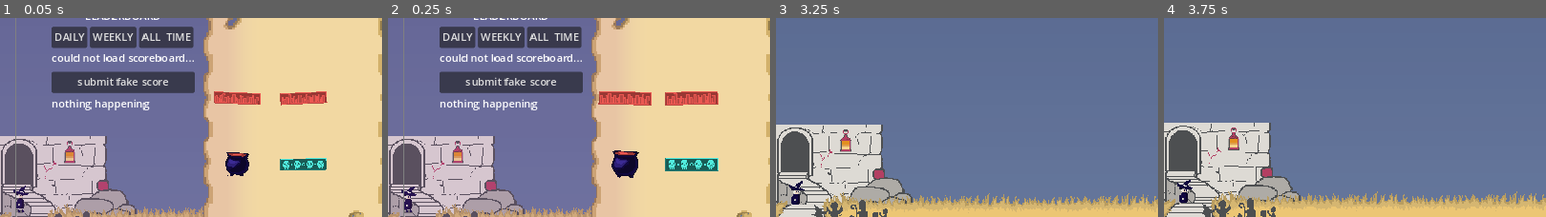
Above: before the commit, frames 1-4 (left to right).
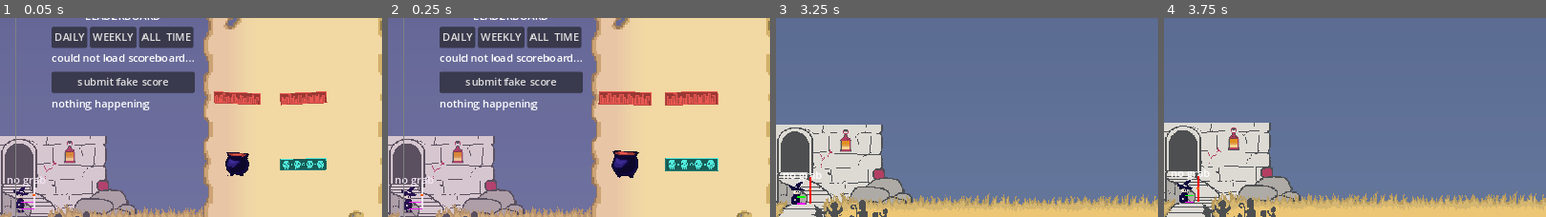
Above: after the commit, the same moments.

Repository: dicemaster5/Summon2Scale
Game: Godot game, scene res://scenes/main.tscn
Same seed, same stepped clock (60 frames per second), same inputs: the game is played once before the commit and once after it. The engine's default icon, where the game draws it, is replaced by a stand-in: a white triangle on a blue panel in a dark square.
Inputs (mouse positions are % of the whole screen's width and height, from its top left):
- Up to frame 1 (0.05 s): no input
- Up to frame 2 (0.25 s): no input
- Up to frame 3 (3.25 s): drag from (87, 55) to (25, 66) at 0.52 s; click "CLIMB!" at 1.25 s; click "START NOW" at 2 s; click "Scale the tower!" at 2.75 s
- Up to frame 4 (3.75 s): drag from (30, 52) to (45, 68) at 3.52 s
The pictures show only the part of the screen within x 47-97%, y 18-68%; the shares and areas given below are measured in that part.

The runs differ from the first frame. In frame 1, 0.2% of the frame differs, in the area x 2-12%, y 79-97%; in frame 2, 0.2%; in frame 3, 0.2%, in the area x 2-12%, y 77-94%; in frame 4, 0.2%.

Commit message:
add ledge grab!

Diff:
--- a/scenes/main.tscn
+++ b/scenes/main.tscn
@@ -151,8 +151,37 @@
 script = ExtResource("11_ip2vg")
 buildscreen = NodePath("../Buildscreen")
 
-[node name="Player" parent="." instance=ExtResource("1_ucno6")]
+[node name="Player" parent="." node_paths=PackedStringArray("ledge_grab_debug_node") instance=ExtResource("1_ucno6")]
 position = Vector2(0, 107.295)
+ledge_grab_debug_node = NodePath("ledge grab debug")
+
+[node name="ledge grab debug" type="Node2D" parent="Player"]
+
+[node name="top ray" type="Line2D" parent="Player/ledge grab debug"]
+points = PackedVector2Array(0, 0, 20, 0)
+width = 2.0
+default_color = Color(1, 0.105882, 1, 1)
+
+[node name="bottom ray" type="Line2D" parent="Player/ledge grab debug"]
+points = PackedVector2Array(0, 10, 20, 10)
+width = 2.0
+default_color = Color(1, 0.105882, 1, 1)
+
+[node name="Label" type="Label" parent="Player/ledge grab debug"]
+offset_left = -22.0
+offset_top = -45.0
+offset_right = 38.0
+offset_bottom = -22.0
+text = "no grab"
+
+[node name="rayup" type="Line2D" parent="Player/ledge grab debug"]
+points = PackedVector2Array(20, 10, 20, -30)
+width = 2.0
+
+[node name="point" type="Line2D" parent="Player/ledge grab debug"]
+points = PackedVector2Array(20, -10, 20, -12)
+width = 4.0
+default_color = Color(1, 0.376471, 0, 1)
 
 [node name="Floor" type="StaticBody2D" parent="."]
 position = Vector2(0, 132)
--- a/systems/player.gd
+++ b/systems/player.gd
@@ -5,6 +5,7 @@
 @export var max_jump_velocity: float = -100.0
 @export var jump_impede: float = -10
 @export var coyote_frames: int = 30  # How many in-air frames to allow jumping
+@export var ledge_grab_debug_node: Node2D
 
 @onready var animator: AnimatedSprite2D = $AnimatedSprite2D
 @onready var coyote_timer: Timer = $CoyoteTimer
@@ -22,6 +23,28 @@
 var last_floor := false  # Last frame's on-floor state
 var gravity_enabled := true
 
+# LEDGE GRABBING
+# top ray
+var ledge_grab_top_from = Vector2(0,0)
+var ledge_grab_top_to = Vector2(13,0)
+# bottom ray
+var ledge_grab_bottom_from = Vector2(0,10)
+var ledge_grab_bottom_to = Vector2(13,10)
+# ray from top to bottom
+var ledge_grab_floor_from = Vector2(0, 0)
+var ledge_grab_floor_to = Vector2(0, 10)
+var facing_direction = Vector2(1,1) # 1 right, -1 left
+# climbing
+var climbing: bool = false
+var climb_to: Vector2
+const CLIMB_SPEED = 10
+# debug visuals
+@onready var topline: Line2D = ledge_grab_debug_node.get_child(0)
+@onready var bottomline: Line2D = ledge_grab_debug_node.get_child(1)
+@onready var label: Label = ledge_grab_debug_node.get_child(2)
+@onready var upline: Line2D = ledge_grab_debug_node.get_child(3)
+@onready var point: Line2D = ledge_grab_debug_node.get_child(4)
+
 var current_height: float
 
 # Redorded data
@@ -40,6 +63,16 @@
 
 func _physics_process(delta: float) -> void:
 	if Globals.current_gamemode != Globals.GAMEMODE.PLAYER: return
+
+	if climbing:
+		global_position = global_position.move_toward(
+			climb_to,
+			delta * CLIMB_SPEED
+		)
+		if global_position == climb_to:
+			climbing = false
+		else:
+			return
 
 	# Add the gravity.
 	if not is_on_floor() && gravity_enabled:
@@ -95,13 +128,88 @@
 		# Flip character
 		if velocity.x > 0:
 			animator.flip_h = false
+			facing_direction = Vector2(1, 1)
 		elif velocity.x < 0:
 			animator.flip_h = true
+			facing_direction = Vector2(-1, 1)
 	else:
 		velocity.x = move_toward(velocity.x, 0, move_speed)
 
+	climbing = check_and_grab()
+
 	last_floor = is_on_floor()
 	move_and_slide()
 
 func _on_coyote_timer_timeout() -> void:
 	coyote = false
+
+func check_and_grab() -> bool:
+	# wall grab
+	var space_state = get_world_2d().direct_space_state
+	var fd = facing_direction
+	# debug lines
+	topline.points[0] = fd * ledge_grab_top_from
+	topline.points[1] = fd * ledge_grab_top_to
+	bottomline.points[0] = fd * ledge_grab_bottom_from
+	bottomline.points[1] = fd * ledge_grab_bottom_to
+	upline.default_color = "#ff0000"
+
+	# top ray
+	var querytop = PhysicsRayQueryParameters2D.create(
+		position + fd * ledge_grab_top_from,
+		position + fd * ledge_grab_top_to
+	)
+	var resulttop = space_state.intersect_ray(querytop)
+	if len(resulttop) > 1: topline.default_color = "#ffffff"
+	else: topline.default_color = "#00ff00"
+	# bottom ray
+	var querybottom = PhysicsRayQueryParameters2D.create(
+		position + fd * ledge_grab_bottom_from,
+		position + fd * ledge_grab_bottom_to
+	)
+	var resultbottom = space_state.intersect_ray(querybottom)
+	if len(resultbottom) > 1: bottomline.default_color = "#ffffff"
+	else: bottomline.default_color = "#ff00ff"
+
+	# if NOT(bottom hits and top doesn't)
+	if not (len(resulttop) == 0 and len(resultbottom) > 0):
+		label.text = "no grab"
+		return false
+
+	# ray cast from x where wall is, and from y between the raycasts
+	var from_x = to_local(Vector2(resultbottom.position.x, 0)).x
+	var from_y = ledge_grab_top_to.y
+	var to_x = to_local(Vector2(resultbottom.position.x, 0)).x
+	var to_y = ledge_grab_bottom_to.y
+	var from = Vector2(from_x, from_y)
+	var to = Vector2(to_x, to_y)
+	# debug line
+	upline.points[0] = from
+	upline.points[1] = to
+	# ray cast!
+	var queryfloor = PhysicsRayQueryParameters2D.create(
+		position + from,
+		position + to
+	)
+	var resultfloor = space_state.intersect_ray(queryfloor)
+	# if we do not hit (the floor)
+	if len(resultfloor) == 0:
+		label.text = "no grab"
+		return false
+
+	upline.default_color = "#ffffff"
+	#var colliding = get_last_slide_collision()
+	var check_holding
+	if facing_direction.x == 1: check_holding = "move_right"
+	else: check_holding = "move_left"
+	var pushing_against = Input.is_action_pressed(check_holding)
+	if not pushing_against:
+		label.text = "no grab"
+		return false
+	label.text = "grab"
+	# debug line
+	point.points[0] = to_local(resultfloor.position) + + Vector2(0,2)
+	point.points[1] = to_local(resultfloor.position) + Vector2(0,-2)
+	# set climb_to
+	climb_to = resultfloor.position + fd * Vector2(10,-15)
+	return true
Not shown: 2 places in scenes/main.tscn that only renumber resources
